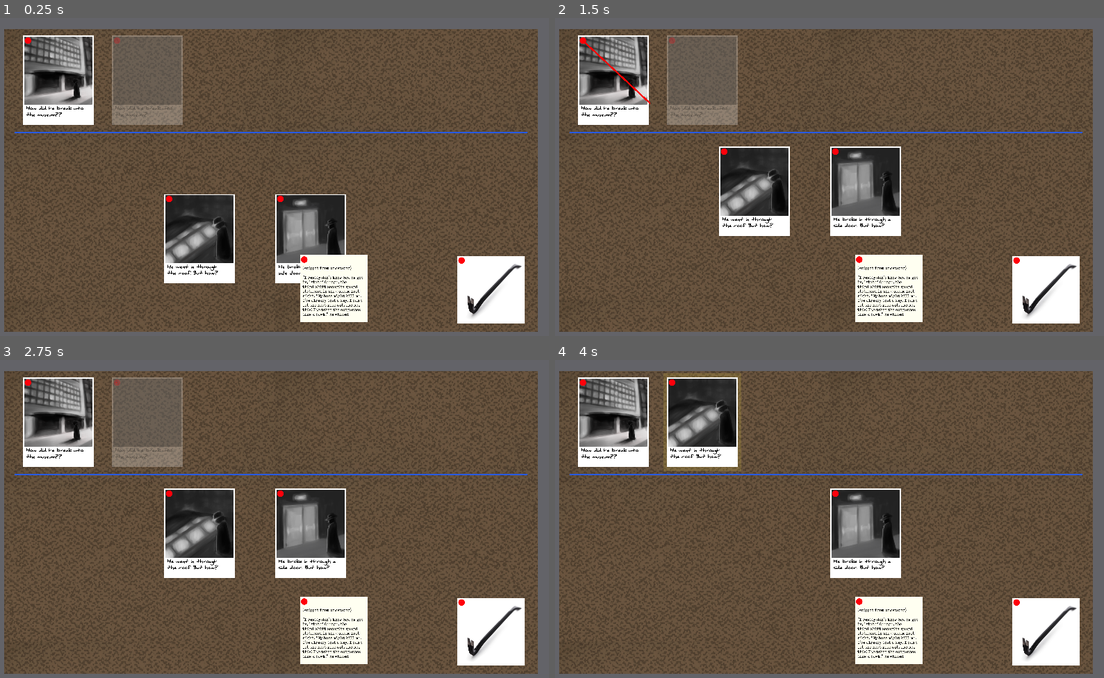
Above: before the commit, frames 1-4 (two rows, left to right).
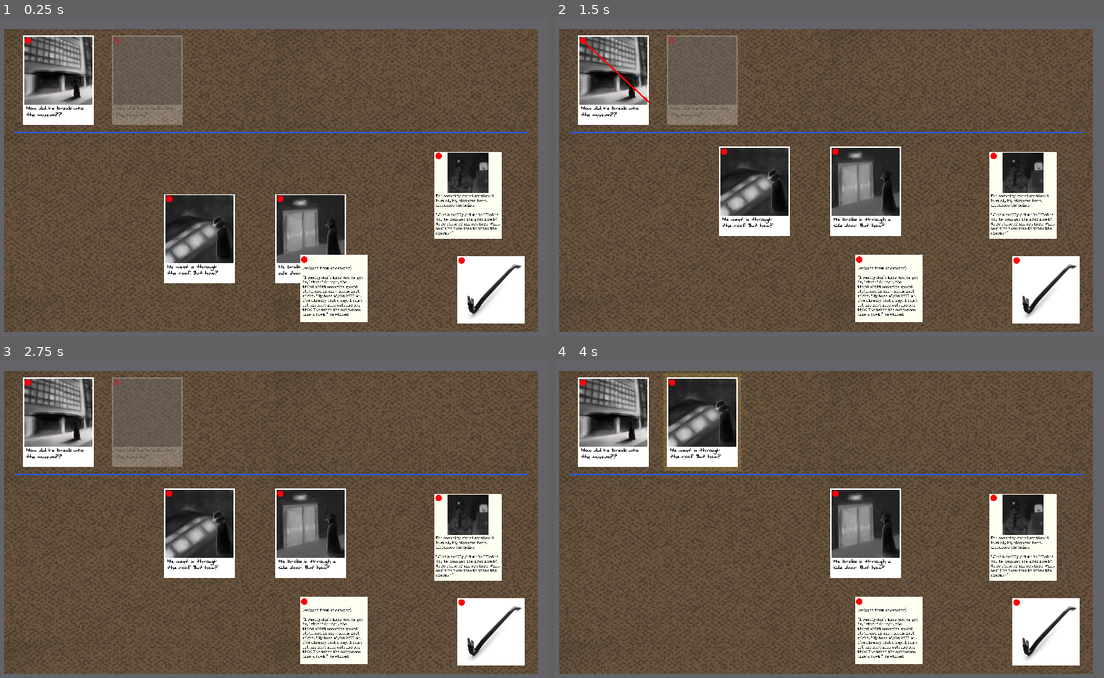
Above: after the commit, the same moments.

Repository: IanWark/VGADGameJamWinter2019
Game: Godot game, scene res://scenes/game_screen.tscn
Two runs of this game, one before a commit and one after it. Both use one fixed random seed, a clock stepped at 60 frames per second and the inputs below.
Inputs (mouse positions are in pixels of both pictures, inside the frame that each line leads up to):
- Up to frame 1 (0.25 s): no input
- Up to frame 2 (1.5 s): drag from (582, 40) to (703, 81) at 0.52 s; tap Enter at 1.25 s; drag from (615, 81) to (725, 151) at 1.27 s
- Up to frame 3 (2.75 s): tap Space at 2 s; move the mouse to (115, 382) at 2.02 s; press the mouse at (115, 382) at 2.03 s
- Up to frame 4 (4 s): release the mouse at (670, 382) at 2.75 s; tap Enter at 2.75 s; drag from (703, 423) to (725, 493) at 2.77 s; tap Space at 3.5 s; drag from (725, 493) to (670, 382) at 3.52 s

The runs differ from the first frame. In frame 1, 3.3% of the frame differs, in the area x 79-92%, y 42-70%; in frame 2, 3.3%; in frame 3, 3.3%; in frame 4, 3.3%.

Commit message:
Put clue on board and change font to black

Diff:
--- a/scenes/clues/panel.tscn
+++ b/scenes/clues/panel.tscn
@@ -72,6 +72,7 @@
 size_flags_horizontal = 1
 size_flags_vertical = 1
 custom_fonts/normal_font = SubResource( 1 )
+custom_colors/default_color = Color( 0, 0, 0, 1 )
 bbcode_enabled = true
 bbcode_text = "The security guard stationed last night, pictured here, discusses the heist.
 
@@ -87,7 +88,7 @@
 scroll_following = false
 selection_enabled = false
 override_selected_font_color = false
-_sections_unfolded = [ "BBCode", "Mouse", "custom_fonts" ]
+_sections_unfolded = [ "BBCode", "custom_colors", "custom_fonts" ]
 
 [node name="CollisionShape2D" parent="Area2D" index="0"]
 
--- a/scenes/game_screen.tscn
+++ b/scenes/game_screen.tscn
@@ -9,6 +9,7 @@
 [ext_resource path="res://scripts/strings.gd" type="Script" id=7]
 [ext_resource path="res://scenes/clues/crowbar.tscn" type="PackedScene" id=8]
 [ext_resource path="res://scenes/clues/key.tscn" type="PackedScene" id=9]
+[ext_resource path="res://scenes/clues/panel.tscn" type="PackedScene" id=10]
 
 [sub_resource type="Gradient" id=1]
 
@@ -283,3 +284,7 @@
 [node name="key" parent="." index="9" instance=ExtResource( 9 )]
 
 position = Vector2( 627.469, 500.335 )
+
+[node name="clue" parent="." index="10" instance=ExtResource( 10 )]
+
+position = Vector2( 875, 309 )
Not shown: 1 places in scenes/game_screen.tscn that only renumber resources
